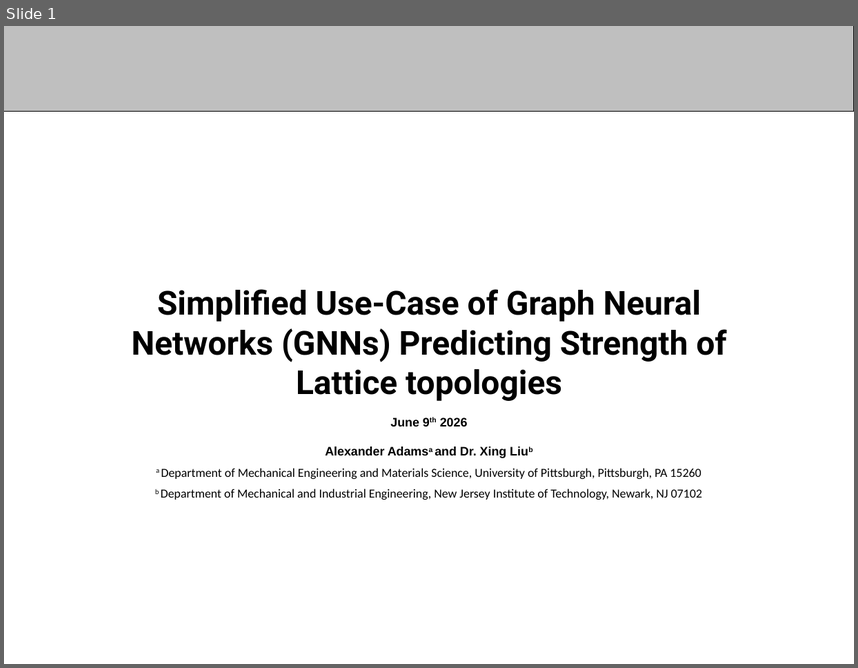
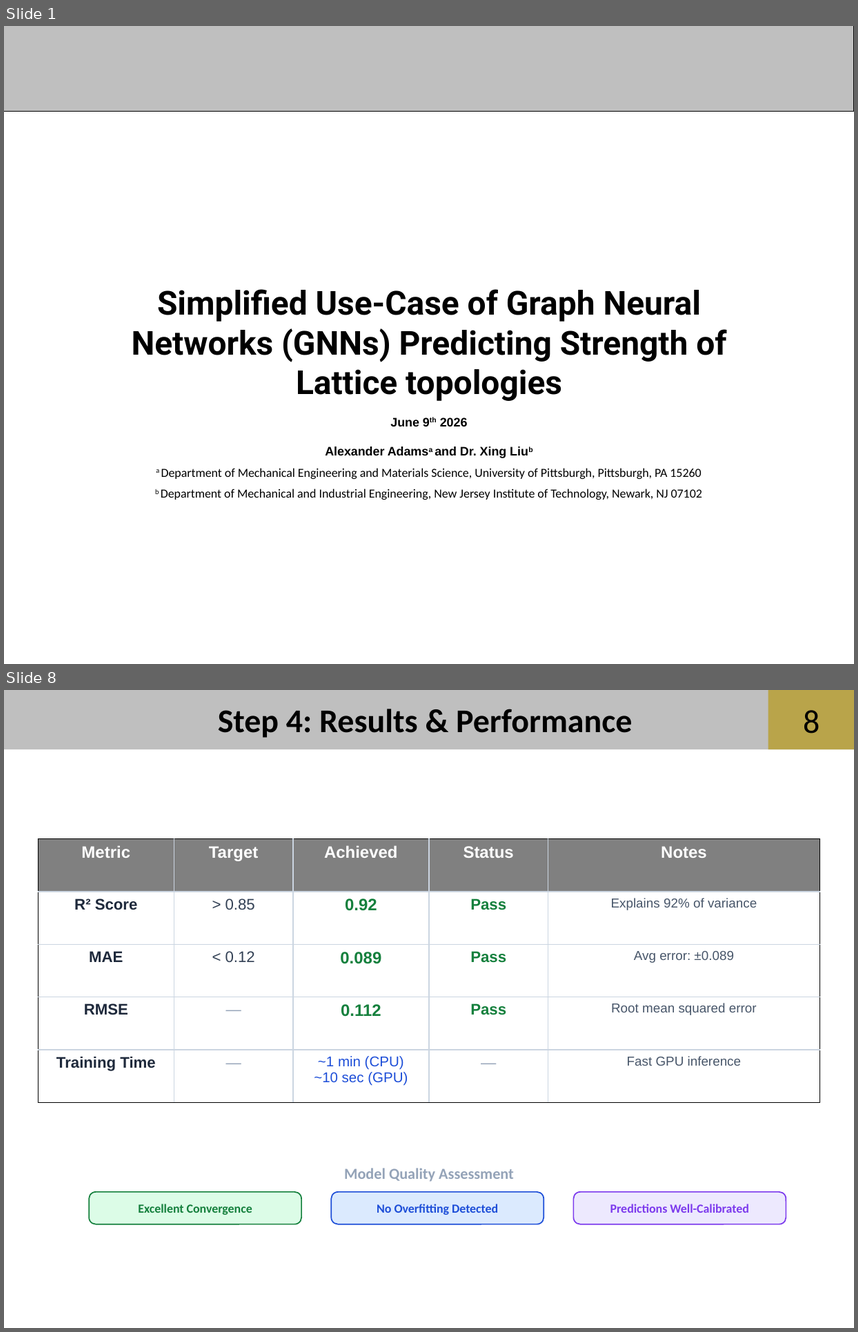
Before and after one commit to aadams2006/NSF-REU-Summer-26, a slide deck: powerpoints/6-2 REU - Copy.pptx. Shown one above the other, each under a label of ours: slide 1 before the commit, slides 1 and 8 after it; the slides between them are not shown. The pictures are 858x668 and 858x1332 pixels, drawn with LibreOffice and Linux fonts; fonts in the diff are those of the drawing; background and template pictures are left out. Boxes give left, top, right and bottom in pixels: in the first picture for what was removed or moved away, otherwise in the second. Text is boxed around its words. In the diff, an @@ line names an element or a change of style, - is before the commit and + after.

```diff
--- a/powerpoints/6-2 REU - Copy.pptx
+++ b/powerpoints/6-2 REU - Copy.pptx
@@ slide 8 added at (4,690,854,1328), background #FFFFFF; not listed: 2 template elements that a slide beside it also shows @@
@@ text added at (218,709,632,738), 28 pt, text #000000, bold @@
+Step 4: Results & Performance
@@ page number added at (803,710,820,733), 28 pt, text #000000 @@
+8
@@ table added at (38,839,820,1103), 5 rows, 5 columns @@
+Metric | Target | Achieved | Status | Notes
+R² Score | > 0.85 | 0.92 | Pass | Explains 92% of variance
+MAE | < 0.12 | 0.089 | Pass | Avg error: ±0.089
+RMSE | — | 0.112 | Pass | Root mean squared error
+Training Time | — | ~1 min (CPU) / ~10 sec (GPU) | — | Fast GPU inference
@@ text added at (344,1167,514,1181), 13 pt, text #94A3B8, bold @@
+Model Quality Assessment
@@ rounded rectangle added at (89,1192,301,1224), fill #DCFCE7, outline #15803D 1 pt @@
@@ text added at (138,1203,252,1214), 10.5 pt, text #15803D, bold @@
+Excellent Convergence
@@ rounded rectangle added at (331,1192,544,1224), fill #DBEAFE, outline #1D4ED8 1 pt @@
@@ text added at (377,1203,498,1214), 10.5 pt, text #1D4ED8, bold @@
+No Overfitting Detected
@@ rounded rectangle added at (573,1192,786,1224), fill #EDE9FE, outline #7C3AED 1 pt @@
@@ text added at (611,1203,749,1212), 10.5 pt, text #7C3AED, bold @@
+Predictions Well-Calibrated
```
Also in this commit, not shown: 11 other slides added, 4 slides removed.
